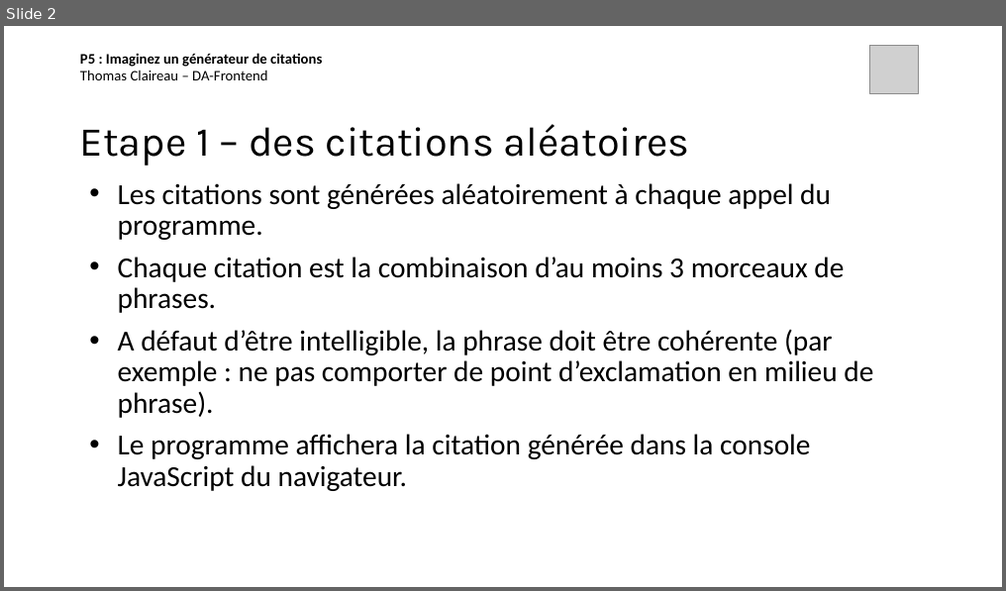
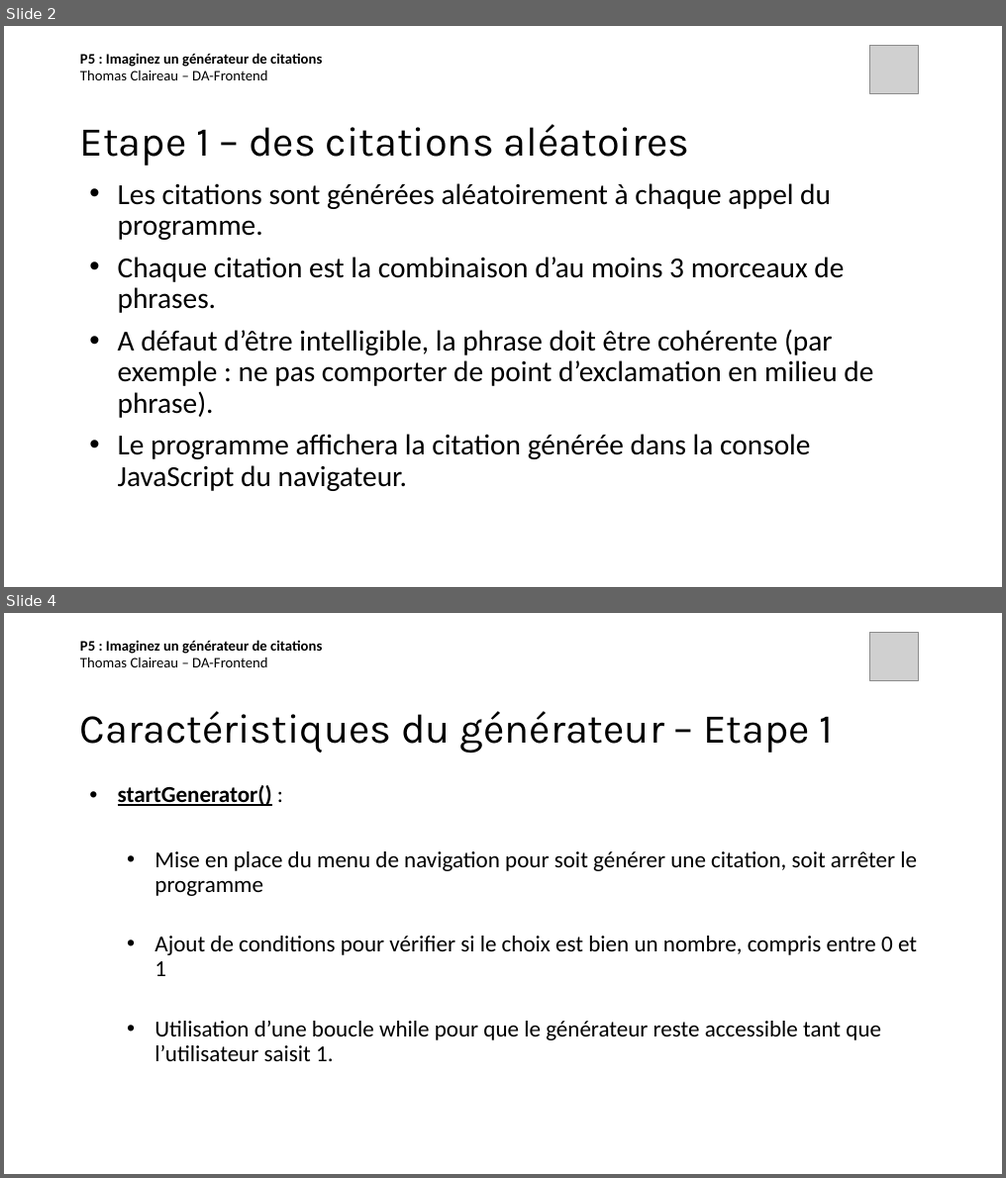
Before and after one commit to thomas-claireau/P5-Openclassrooms, a slide deck: Présentation P5 - OpenClassrooms.pptx. Shown one above the other, each under a label of ours: slide 2 before the commit, slides 2 and 4 after it; the slides between them are not shown. The pictures are 1006x591 and 1006x1178 pixels, drawn with LibreOffice and Linux fonts; fonts in the diff are those of the drawing; grey boxes stand for pictures. Boxes give left, top, right and bottom in pixels: in the first picture for what was removed or moved away, otherwise in the second. Text is boxed around its words. In the diff, an @@ line names an element or a change of style, - is before the commit and + after.

```diff
--- a/Présentation P5 - OpenClassrooms.pptx
+++ b/Présentation P5 - OpenClassrooms.pptx
@@ slide 4 added at <box>4,613,1002,1174</box>, background #FFFFFF @@
@@ text added at <box>80,640,322,667</box>, 14 pt, text #000000, bold @@
+P5 : Imaginez un générateur de citations
+Thomas Claireau – DA-Frontend
@@ picture added at <box>870,633,919,681</box> @@
@@ title added at <box>80,711,834,754</box>, 39.6 pt, text #000000 @@
+Caractéristiques du générateur – Etape 1
@@ text added at <box>118,785,917,1061</box>, 22 pt, text #000000 @@
+• startGenerator() :
+  • Mise en place du menu de navigation pour soit générer une citation, soit arrêter le programme
+  • Ajout de conditions pour vérifier si le choix est bien un nombre, compris entre 0 et 1
+  • Utilisation d’une boucle while pour que le générateur reste accessible tant que l’utilisateur saisit 1.
```
Also in this commit, not shown: 2 slides changed, 1 other slide added, 28 other files.
